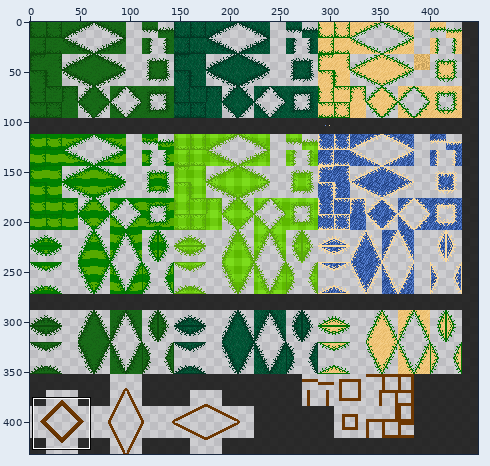
Two versions of one sprite sheet, Assets/Sprites/GolfSprites/Nature/grass-tiles.png. The picture above shows the old version from afar; the outline marks the close-up.
Close-up. As it was:
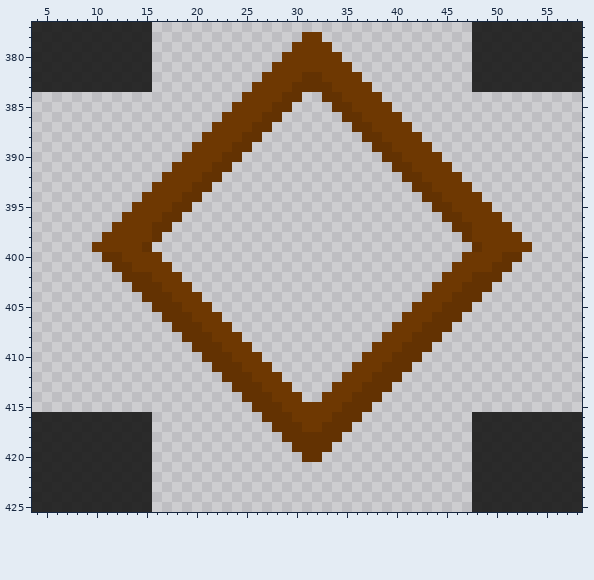
The file is 448x432 pixels. Colours within 5 levels of each other are drawn and written as one. Shown: x 4..58, y 377..425. The commit also changed other parts of the picture, which this record leaves out.
The result:
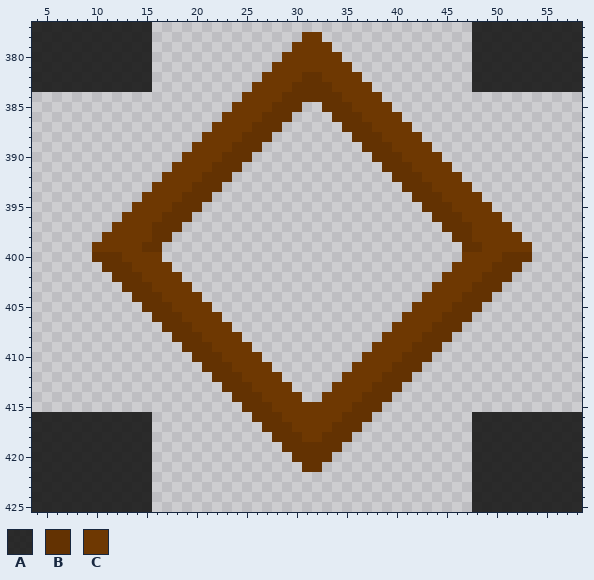
Palette (. is transparent): A #151515e1  B #633202  C #6e3802
Change:
y 384: x 31..32 .. -> BB
y 385: x 30 . -> B; x 33 . -> B
y 386: x 29 . -> B; x 34 . -> B
y 387: x 28 . -> B; x 35 . -> B
y 388: x 27 . -> B; x 36 . -> B
y 389: x 26 . -> B; x 37 . -> B
y 390: x 25 . -> B; x 38 . -> B
y 391: x 24 . -> B; x 39 . -> B
y 392: x 23 . -> B; x 40 . -> B
y 393: x 22 . -> B; x 41 . -> B
y 394: x 21 . -> B; x 42 . -> B
y 395: x 20 . -> B; x 43 . -> B
y 396: x 19 . -> B; x 44 . -> B
y 397: x 18 . -> B; x 45 . -> B
y 398: x 17 . -> B; x 46 . -> B
y 399: x 16 . -> B; x 47 . -> B
y 400: x 10 . -> B; x 53 . -> B
y 401: x 11 . -> B; x 52 . -> B
y 402: x 12 . -> B; x 15 B -> C; x 48 B -> C; x 51 . -> B
y 403: x 13 . -> B; x 16 B -> C; x 47 B -> C; x 50 . -> B
y 404: x 14 . -> B; x 17 B -> C; x 46 B -> C; x 49 . -> B
y 405: x 15 . -> B; x 18 B -> C; x 45 B -> C; x 48 . -> B
y 406: x 16 . -> B; x 19 B -> C; x 44 B -> C; x 47 . -> B
y 407: x 17 . -> B; x 20 B -> C; x 43 B -> C; x 46 . -> B
y 408: x 18 . -> B; x 21 B -> C; x 42 B -> C; x 45 . -> B
y 409: x 19 . -> B; x 22 B -> C; x 41 B -> C; x 44 . -> B
y 410: x 20 . -> B; x 23 B -> C; x 40 B -> C; x 43 . -> B
y 411: x 21 . -> B; x 24 B -> C; x 39 B -> C; x 42 . -> B
y 412: x 22 . -> B; x 25 B -> C; x 38 B -> C; x 41 . -> B
y 413: x 23 . -> B; x 26 B -> C; x 37 B -> C; x 40 . -> B
y 414: x 24 . -> B; x 27 B -> C; x 36 B -> C; x 39 . -> B
y 415: x 25 . -> B; x 28 B -> C; x 35 B -> C; x 38 . -> B
y 416: x 26 . -> B; x 29 B -> C; x 34 B -> C; x 37 . -> B
y 417: x 27 . -> B; x 30 B -> C; x 33 B -> C; x 36 . -> B
y 418: x 28 . -> B; x 31..32 BB -> CC; x 35 . -> B
y 419: x 29 . -> B; x 34 . -> B
y 420: x 30 . -> B; x 33 . -> B
y 421: x 31..32 .. -> BB
Where, in picture pixels (left, top, right, bottom), the same in both close-ups:
changed: (92, 92, 532, 472)
